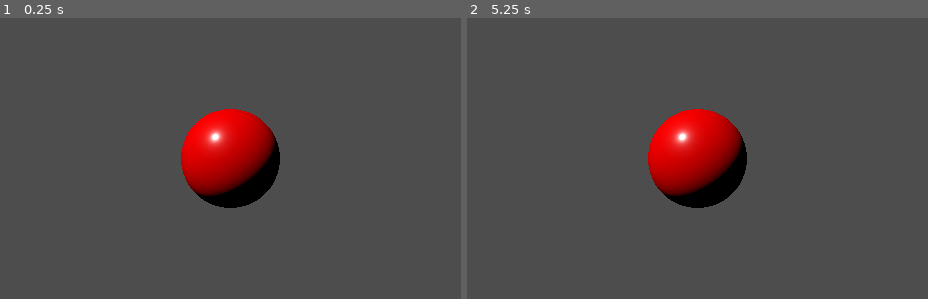
Above: before the commit, frames 1-2 (left to right).
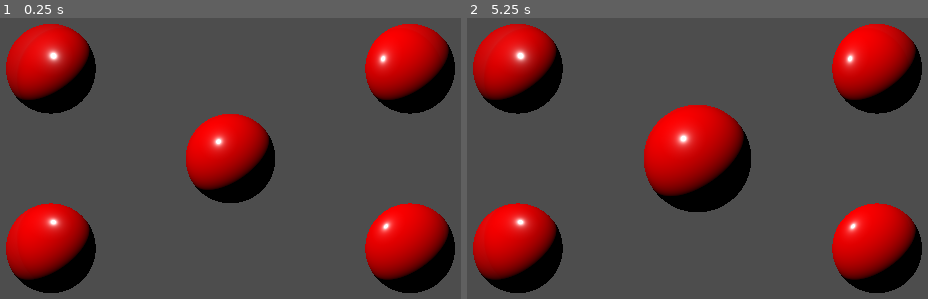
Above: after the commit, the same moments.

Repository: kadenscroggins/godot-things
Game: Godot game, scene res://Scenes/Oxygen.tscn
The game is run twice, just before and just after one commit, with the same random seed, the same clock (stepped at 60 frames per second) and the same inputs.
Inputs (mouse positions are in pixels of both pictures, inside the frame that each line leads up to):
- Up to frame 1 (0.25 s): no input
- Up to frame 2 (5.25 s): tap Enter at 0.5, 2, 3.5 s; move the mouse to (872, 136) at 0.52 s; hold Right 0.53-1.28 s; click (872, 136) at 0.67 s; tap Space at 1.25, 2.75, 4.25 s; move the mouse to (536, 180) at 1.27 s; hold Down 1.28-2.03 s; click (536, 180) at 1.42 s; move the mouse to (775, 60) at 2.02 s; hold Right 2.03-2.78 s; click (775, 60) at 2.17 s; move the mouse to (656, 248) at 2.77 s; hold Up 2.78-3.53 s; click (656, 248) at 2.92 s; move the mouse to (outside the picture) at 3.52 s; hold Left 3.53-5.03 s; click (outside the picture) at 3.67 s; move the mouse to (outside the picture) at 4.27 s; click (outside the picture) at 4.42 s; move the mouse to (738, 158) at 5.02 s; hold Down from 5.03 s (still down); click (738, 158) at 5.17 s

The runs differ from the first frame. In frame 1, 22% of the frame differs, in the area x 1-99%, y 2-98%; in frame 2, 21%.

Commit message:
Balloon Popper tutorial part 3

Diff:
--- a/Scenes/Oxygen.tscn
+++ b/Scenes/Oxygen.tscn
@@ -1,29 +1,31 @@
-[gd_scene load_steps=5 format=3 uid="uid://cnc5is1ijd7xw"]
+[gd_scene load_steps=3 format=3 uid="uid://cnc5is1ijd7xw"]
 
-[ext_resource type="Material" uid="uid://bcrkyowwq5s4c" path="res://Materials/red_rubber.tres" id="1_2vx38"]
-[ext_resource type="Script" path="res://Scripts/Balloon.gd" id="1_rajsn"]
-
-[sub_resource type="SphereMesh" id="SphereMesh_gc2i7"]
-
-[sub_resource type="SphereShape3D" id="SphereShape3D_8j21c"]
+[ext_resource type="Script" path="res://Scripts/Balloon_Manager.gd" id="1_uc5ok"]
+[ext_resource type="PackedScene" uid="uid://c7kmcv078pkb0" path="res://Scenes/Sub-Scenes/balloon.tscn" id="2_a62lq"]
 
 [node name="Oxygen" type="Node3D"]
-
-[node name="Balloon" type="Area3D" parent="."]
-script = ExtResource("1_rajsn")
-
-[node name="Model" type="MeshInstance3D" parent="Balloon"]
-mesh = SubResource("SphereMesh_gc2i7")
-surface_material_override/0 = ExtResource("1_2vx38")
-
-[node name="CollisionShape3D" type="CollisionShape3D" parent="Balloon"]
-shape = SubResource("SphereShape3D_8j21c")
+script = ExtResource("1_uc5ok")
 
 [node name="Camera3D" type="Camera3D" parent="."]
 transform = Transform3D(1, 0, 0, 0, 1, 0, 0, 0, 1, 0, 0, 3)
+projection = 1
 current = true
+fov = 60.0
+size = 5.0
 
 [node name="DirectionalLight3D" type="DirectionalLight3D" parent="."]
 transform = Transform3D(0.707107, 0.5, -0.5, 0, 0.707107, 0.707107, 0.707107, -0.5, 0.5, 0, 2.03343, 0)
 
-[connection signal="input_event" from="Balloon" to="Balloon" method="_on_input_event"]
+[node name="Balloon" parent="." instance=ExtResource("2_a62lq")]
+
+[node name="Balloon2" parent="." instance=ExtResource("2_a62lq")]
+transform = Transform3D(1, 0, 0, 0, 1, 0, 0, 0, 1, -2, 1, 0)
+
+[node name="Balloon3" parent="." instance=ExtResource("2_a62lq")]
+transform = Transform3D(1, 0, 0, 0, 1, 0, 0, 0, 1, -2, -1, 0)
+
+[node name="Balloon4" parent="." instance=ExtResource("2_a62lq")]
+transform = Transform3D(1, 0, 0, 0, 1, 0, 0, 0, 1, 2, -1, 0)
+
+[node name="Balloon5" parent="." instance=ExtResource("2_a62lq")]
+transform = Transform3D(1, 0, 0, 0, 1, 0, 0, 0, 1, 2, 1, 0)
--- /dev/null
+++ b/Scenes/Sub-Scenes/balloon.tscn
@@ -0,0 +1,20 @@
+[gd_scene load_steps=5 format=3 uid="uid://c7kmcv078pkb0"]
+
+[ext_resource type="Script" path="res://Scripts/Balloon.gd" id="1_ejs2s"]
+[ext_resource type="Material" uid="uid://bcrkyowwq5s4c" path="res://Materials/red_rubber.tres" id="2_m5jck"]
+
+[sub_resource type="SphereMesh" id="SphereMesh_gc2i7"]
+
+[sub_resource type="SphereShape3D" id="SphereShape3D_8j21c"]
+
+[node name="Balloon" type="Area3D"]
+script = ExtResource("1_ejs2s")
+
+[node name="Model" type="MeshInstance3D" parent="."]
+mesh = SubResource("SphereMesh_gc2i7")
+surface_material_override/0 = ExtResource("2_m5jck")
+
+[node name="CollisionShape3D" type="CollisionShape3D" parent="."]
+shape = SubResource("SphereShape3D_8j21c")
+
+[connection signal="input_event" from="." to="." method="_on_input_event"]
--- a/Scripts/Balloon.gd
+++ b/Scripts/Balloon.gd
@@ -1,6 +1,6 @@
 extends Area3D
 
-var clicks_to_pop: int = 3
+var clicks_to_pop: int = 5
 var size_increase: float = 0.2
 var score_to_give: int = 1
 
@@ -8,4 +8,9 @@
 	if event is InputEventMouseButton \
 			 and event.button_index == MOUSE_BUTTON_LEFT \
 			 and event.pressed: # Only trigger on mouse click, not release
-		print("Increase size")
+		scale += Vector3.ONE * size_increase
+		clicks_to_pop -= 1
+
+	if clicks_to_pop <= 0:
+		get_node("/root/Oxygen").increase_score(score_to_give)
+		queue_free()
--- /dev/null
+++ b/Scripts/Balloon_Manager.gd
@@ -0,0 +1,7 @@
+extends Node3D
+
+var score: int = 0
+
+func increase_score(amount):
+	score += amount
+	print(score)
